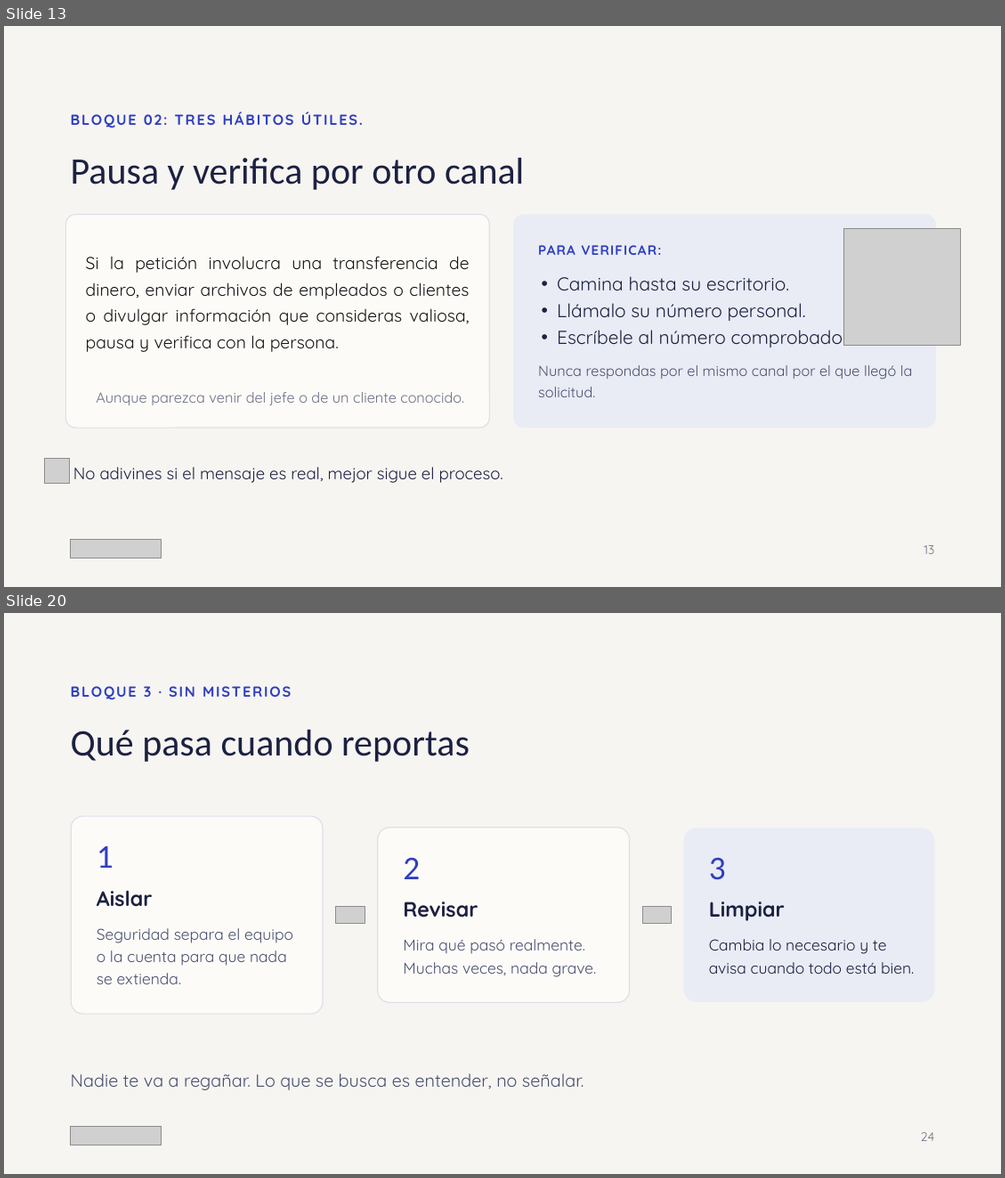
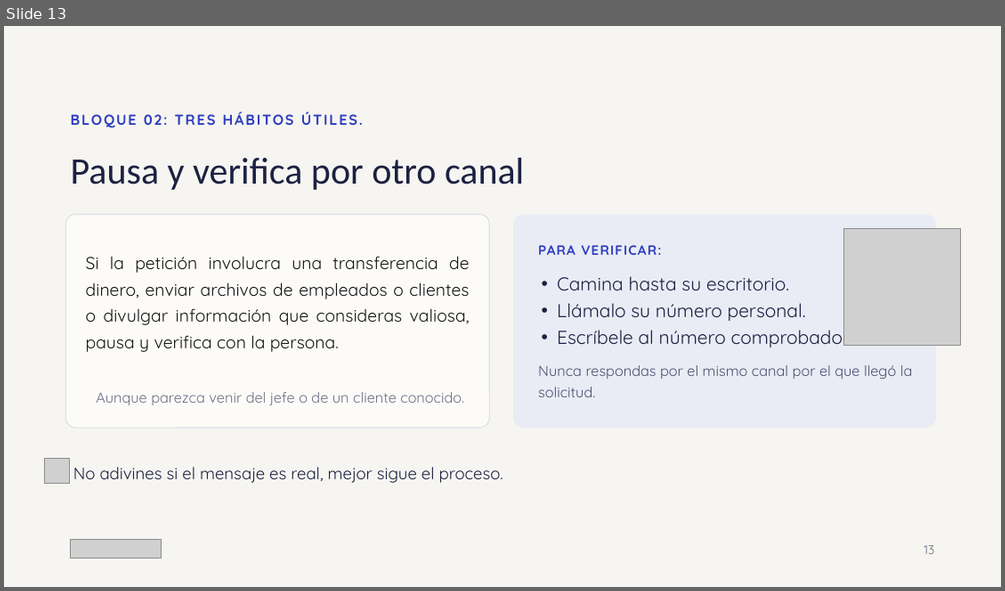
Before and after one commit to pralogy/claudecloudetemasgenerales, a slide deck: Ciberseguridad_sin_ansiedad.pptx. Shown one above the other, each under a label of ours: slides 13 and 20 before the commit, slide 13 after it; the slides between them are not shown. The pictures are 1005x1178 and 1005x591 pixels, drawn with LibreOffice and Linux fonts; fonts in the diff are those of the drawing; grey boxes stand for pictures. Boxes give left, top, right and bottom in pixels: in the first picture for what was removed or moved away, otherwise in the second. Text is boxed around its words. In the diff, an @@ line names an element or a change of style, - is before the commit and + after.

```diff
--- a/Ciberseguridad_sin_ansiedad.pptx
+++ b/Ciberseguridad_sin_ansiedad.pptx
@@ slide 20 removed at [4,613,1001,1174], background #F6F5F1 @@
@@ text removed at [144,686,152,697] @@
-BLOQUE 3 · SIN MISTERIOS
@@ title removed at [71,730,469,762] @@
-Qué pasa cuando reportas
@@ rounded rectangle removed at [72,817,324,1013] @@
@@ text removed at [97,846,113,868] @@
-1
@@ rounded rectangle removed at [378,827,630,1003] @@
@@ rounded rectangle removed at [684,827,934,1002] @@
@@ text removed at [403,857,420,879] @@
-2
@@ text removed at [709,858,726,880] @@
-3
@@ text removed at [97,890,153,907] @@
-Aislar
@@ text removed at [403,901,477,917] @@
-Revisar
@@ text removed at [709,901,785,921] @@
-Limpiar
@@ text removed at [97,928,293,984] @@
-Seguridad separa el equipo o la cuenta para que nada se extienda.
@@ picture removed at [336,907,365,924] @@
@@ picture removed at [643,907,672,924] @@
@@ text removed at [403,939,597,977] @@
-Mira qué pasó realmente. Muchas veces, nada grave.
@@ text removed at [709,939,914,973] @@
-Cambia lo necesario y te avisa cuando todo está bien.
@@ text removed at [71,1073,583,1090] @@
-Nadie te va a regañar. Lo que se busca es entender, no señalar.
@@ picture removed at [71,1126,162,1144] @@
@@ text removed at [921,1132,935,1141] @@
-24
```
Also in this commit, not shown: 7 slides changed, 2 slides added, 4 other slides removed.
